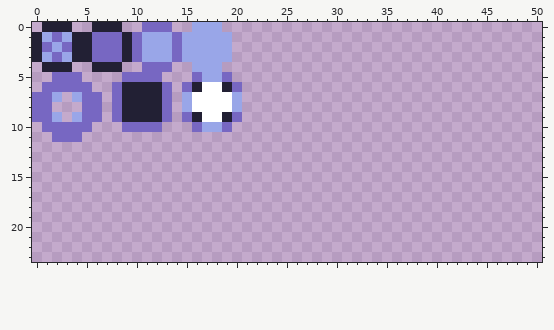
Edited in one commit: pixel-art file (external/aseprite/hud_theme.aseprite). The picture above was drawn from the file before the commit.
128x128 pixels, 1 frame. Shown: x 0..50, y 0..23.
Now the later version:
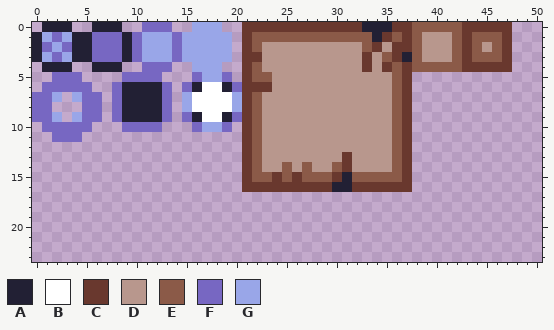
Palette (. is transparent): A #222034  B #ffffff  C #69382e  D #b8978d  E #8b5a48  F #7767c2  G #99a6e8
Diff:
@@ x 19..49 @@
- 0 ...............................
- 1 G..............................
- 2 G..............................
- 3 G..............................
- 4 ...............................
- 5 F..............................
- 6 AF.............................
- 7 BG.............................
- 8 BG.............................
- 9 AF.............................
-10 F..............................
-11 ...............................
-12 ...............................
-13 ...............................
-14 ...............................
-15 ...............................
-16 ...............................
+ 0 ..CCCCCCCCCCCCAAACCEEEEECCCCC..
+ 1 G.CEEEEEEEEEEEEACECEDDDECEEEC..
+ 2 G.CEDDDDDDDDDDECDCCEDDDECEDEC..
+ 3 G.CCDDDDDDDDDDCDECAEDDDECEEEC..
+ 4 ..CEDDDDDDDDDDCDCECEEEEECCCCC..
+ 5 F.CEEDDDDDDDDDDDDEC............
+ 6 AFCCCDDDDDDDDDDDDEC............
+ 7 BGCEDDDDDDDDDDDDDEC............
+ 8 BGCEDDDDDDDDDDDDDEC............
+ 9 AFCEDDDDDDDDDDDDDEC............
+10 F.CEDDDDDDDDDDDDDEC............
+11 ..CEDDDDDDDDDDDDDEC............
+12 ..CEDDDDDDDDDDDDDEC............
+13 ..CEDDDDDDDDCDDDDEC............
+14 ..CEDDEDEDDECDDDDEC............
+15 ..CEECECEEECAEEEEEC............
+16 ..CCCCCCCCCAACCCCCC............
 17 ...............................
